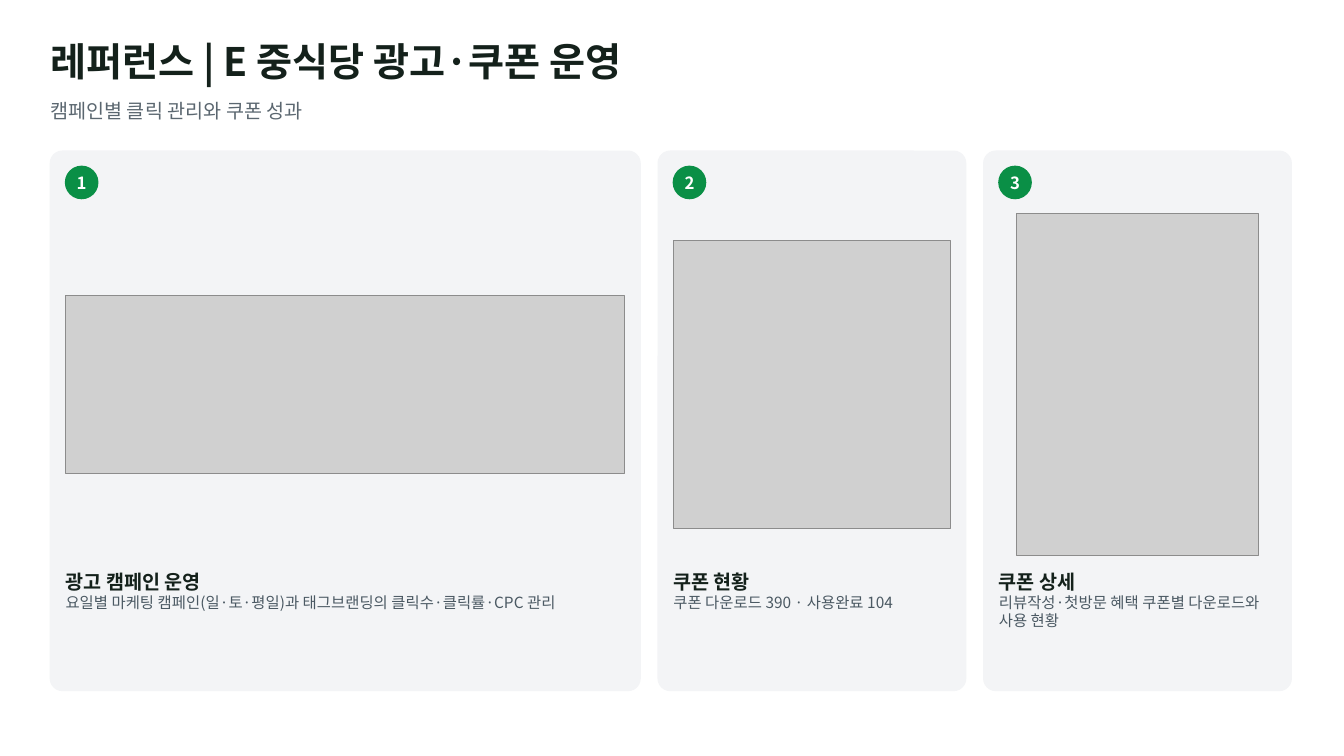
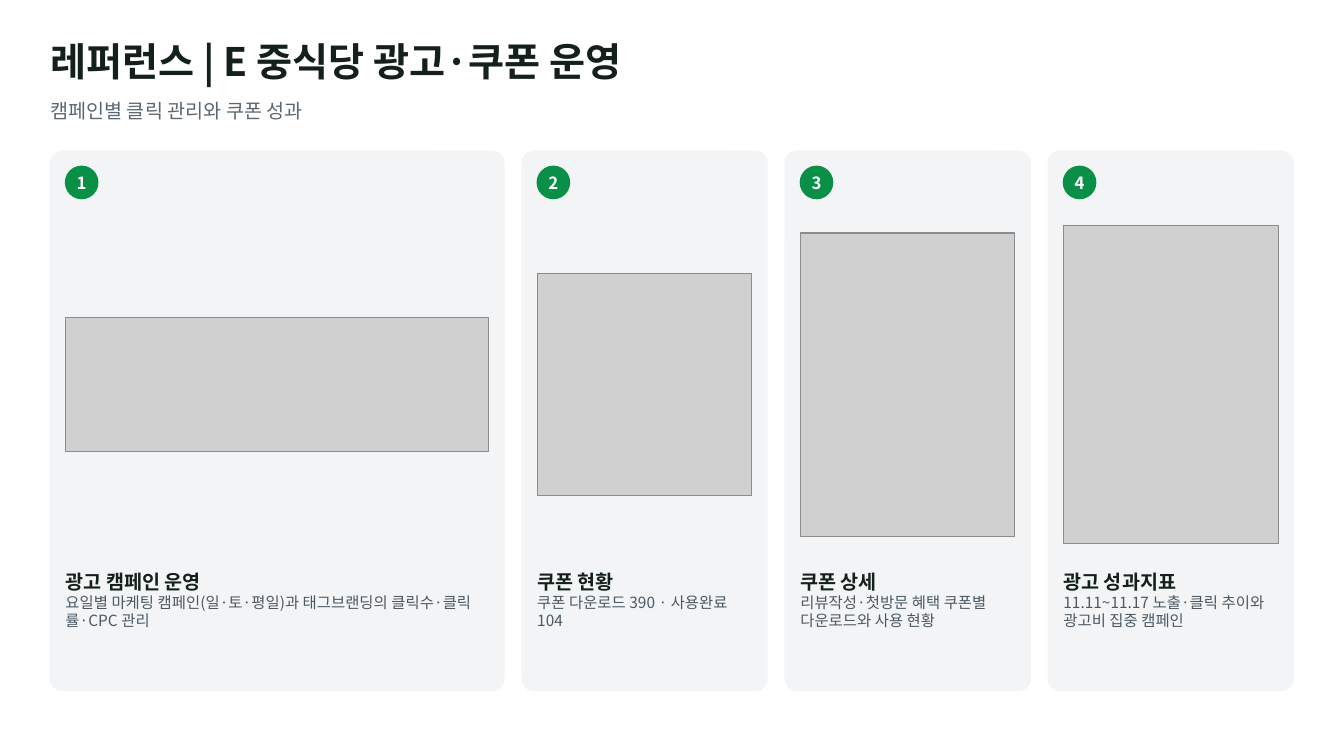
Before and after one commit to alfk0615/placeon, a slide deck: slide 14 of out/company_reference_proposal.pptx (slide 13 before the commit). Drawn at 1344x756 pixels with LibreOffice and Linux fonts; fonts in the diff are those of the drawing; grey boxes stand for pictures. Boxes give left, top, right and bottom in pixels: in the first picture for what was removed or moved away, otherwise in the second. Text is boxed around its words. In the diff, an @@ line names an element or a change of style, - is before the commit and + after.

```diff
--- a/out/company_reference_proposal.pptx
+++ b/out/company_reference_proposal.pptx
@@ rounded rectangle: place and size @@
-rounded rectangle at bbox=[50, 151, 640, 691]
+rounded rectangle at bbox=[50, 151, 504, 691]
@@ rounded rectangle: place and size @@
-rounded rectangle at bbox=[658, 151, 966, 691]
+rounded rectangle at bbox=[522, 151, 767, 691]
@@ text "2": place and size @@
-text "2" at bbox=[685, 176, 695, 189]
+text "2" at bbox=[548, 176, 558, 189]
@@ ellipse: place and size @@
-ellipse at bbox=[674, 166, 706, 199]
+ellipse at bbox=[537, 166, 570, 199]
@@ proportions changed in 3 elements at bbox=[50, 151, 504, 691], bbox=[522, 151, 767, 691], bbox=[785, 151, 1030, 691] @@
@@ rounded rectangle: place and size @@
-rounded rectangle at bbox=[984, 151, 1292, 691]
+rounded rectangle at bbox=[785, 151, 1030, 691]
@@ text "3": place and size @@
-text "3" at bbox=[1010, 176, 1020, 190]
+text "3" at bbox=[812, 176, 822, 190]
@@ ellipse: place and size @@
-ellipse at bbox=[999, 166, 1031, 199]
+ellipse at bbox=[801, 166, 833, 199]
@@ rounded rectangle added at bbox=[1049, 151, 1294, 691], fill #F3F4F6, outline #F3F4F6 1 pt @@
@@ ellipse added at bbox=[1064, 166, 1096, 199], fill #0A8F46, outline #0A8F46 1 pt @@
@@ text added at bbox=[1075, 176, 1085, 189], 12 pt, text #FFFFFF, bold @@
+4
@@ picture: place and size @@
-picture at bbox=[1016, 214, 1258, 556]
+picture at bbox=[801, 233, 1015, 536]
@@ picture added at bbox=[1064, 225, 1278, 543] @@
@@ picture: place and size @@
-picture at bbox=[674, 241, 951, 528]
+picture at bbox=[537, 273, 752, 496]
@@ picture: place and size @@
-picture at bbox=[66, 296, 625, 474]
+picture at bbox=[66, 318, 489, 452]
@@ text "광고 캠페인 운영" rewrapped from bbox=[66, 572, 555, 611] to bbox=[65, 572, 471, 627] @@
@@ text "쿠폰 현황" rewrapped from bbox=[673, 572, 893, 609] to bbox=[537, 572, 728, 626] @@
@@ text "쿠폰 상세" rewrapped from bbox=[999, 572, 1259, 627] to bbox=[800, 572, 987, 627] @@
@@ text added at bbox=[1063, 572, 1265, 627], 11 pt, text #4B5963 @@
+광고 성과지표
+11.11~11.17 노출·클릭 추이와 광고비 집중 캠페인
```
Also in this commit, not shown: 1 other slide changed, 1 slide added.
